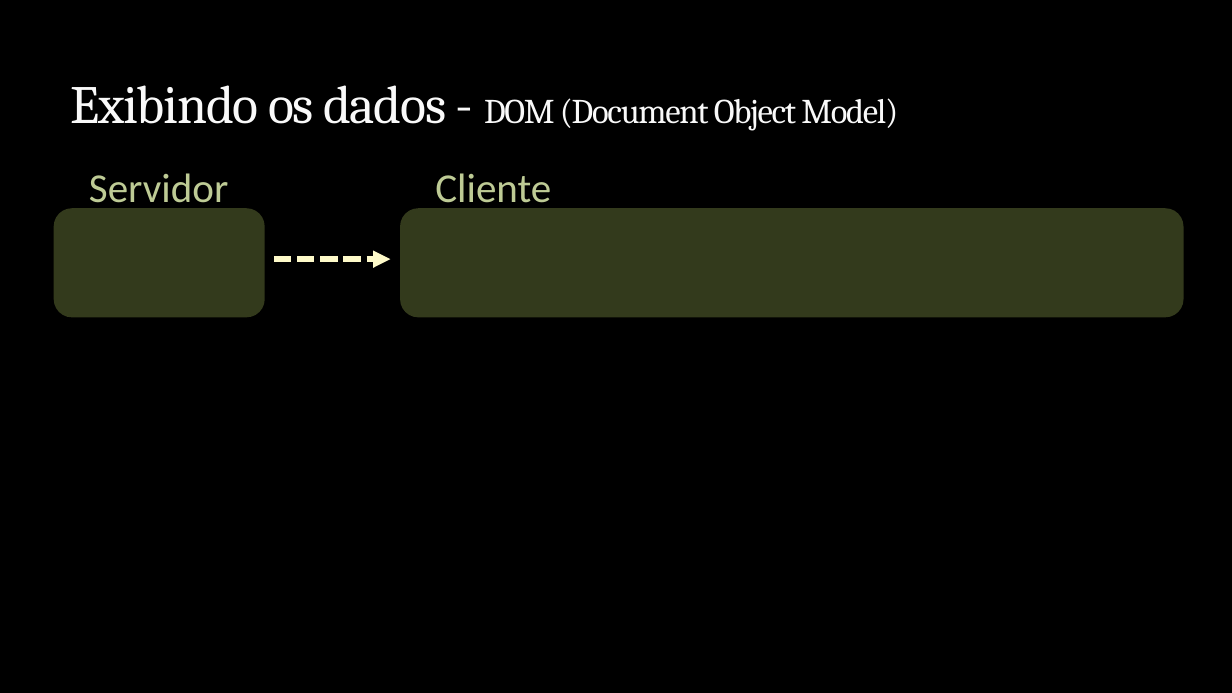
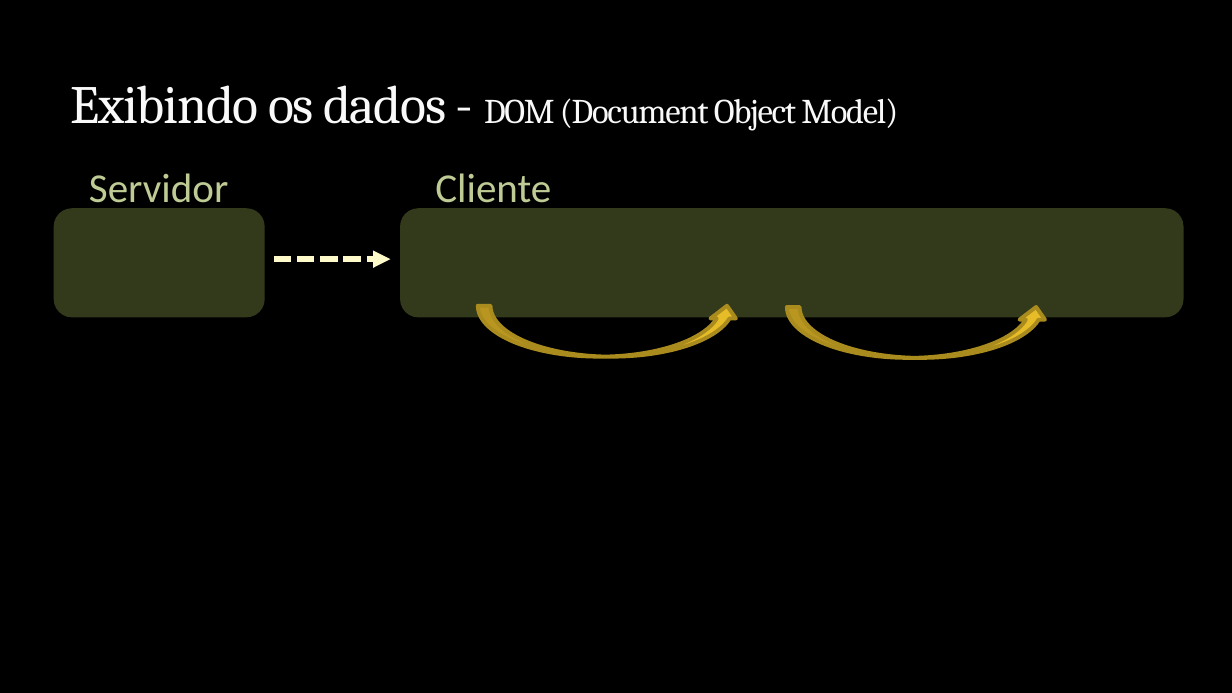
Before and after one commit to rodrigolessa/Sample.Kadastro.Knockout, a slide deck: slide 15 of Apresentacao.Knockout.JS/Knockout.JS.2014.04.pptx (slide 14 before the commit). Drawn at 1232x693 pixels with LibreOffice and Linux fonts; fonts in the diff are those of the drawing; background and template pictures are left out. Boxes give left, top, right and bottom in pixels: in the first picture for what was removed or moved away, otherwise in the second. Text is boxed around its words. In the diff, an @@ line names an element or a change of style, - is before the commit and + after.

```diff
--- a/Apresentacao.Knockout.JS/Knockout.JS.2014.04.pptx
+++ b/Apresentacao.Knockout.JS/Knockout.JS.2014.04.pptx
@@ curved up arrow added at box(478, 306, 739, 357), fill #E7BC29, outline #AB8B1E 3 pt @@
@@ curved up arrow added at box(787, 307, 1049, 358), fill #E7BC29, outline #AB8B1E 3 pt @@
```
Also in this commit, not shown: 3 other slides changed, 1 slide added, 9 other files.
